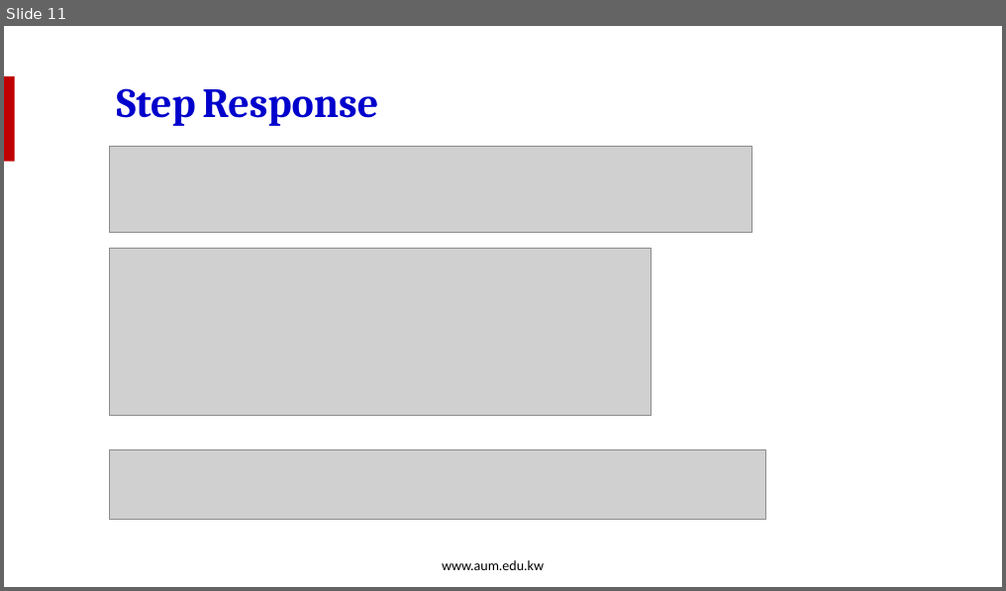
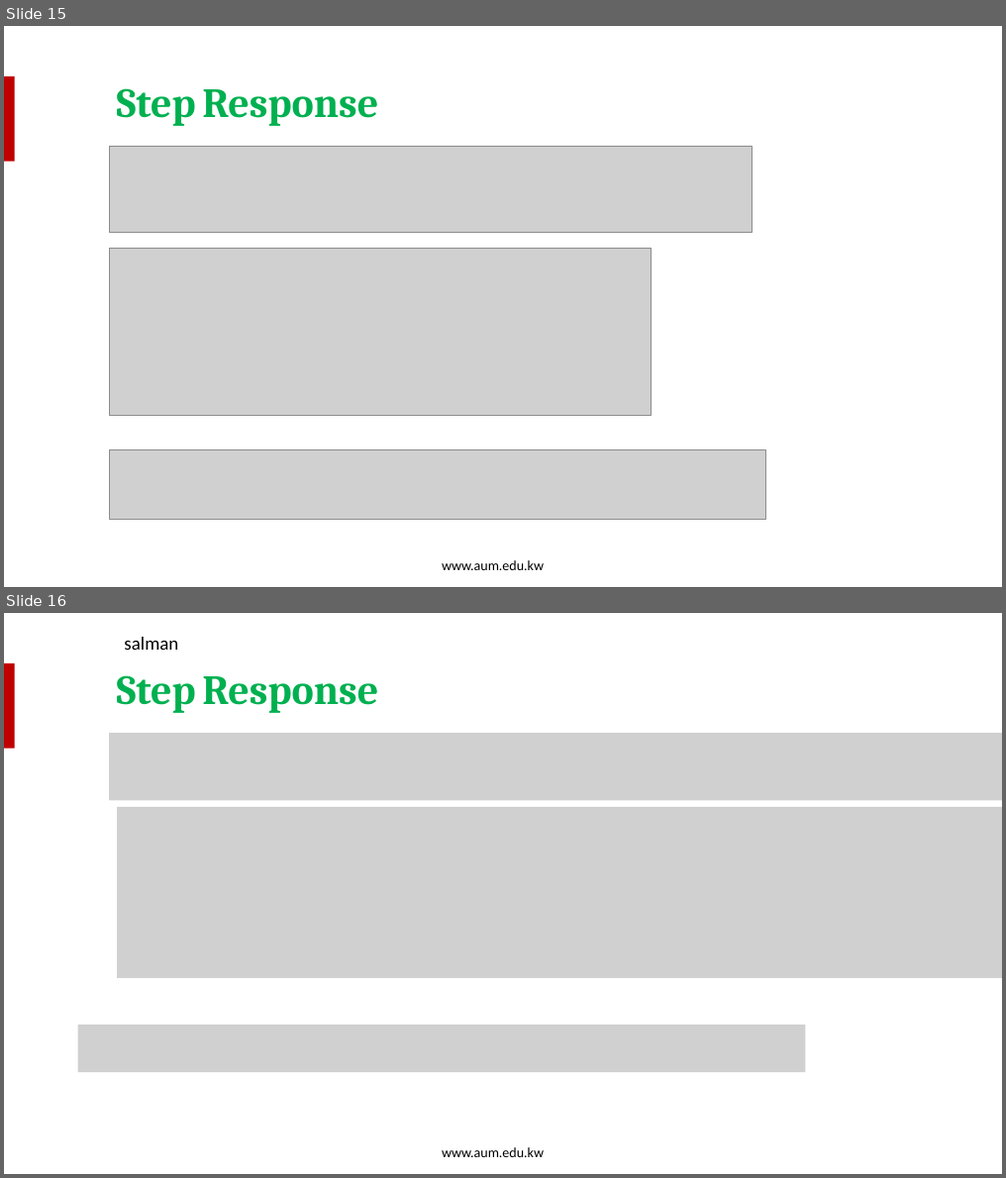
Before and after one commit to salmanrazzaq1993/AUM-WORK, a slide deck: PP WORK/Instructor Version/Week 6/Week 6 Lecture 1-Transfer Function.pptx. Shown one above the other, each under a label of ours: slide 11 before the commit, slides 15 and 16 after it. The pictures are 1006x591 and 1006x1178 pixels, drawn with LibreOffice and Linux fonts; fonts in the diff are those of the drawing; grey boxes stand for pictures; background and template pictures are left out. Boxes give left, top, right and bottom in pixels: in the first picture for what was removed or moved away, otherwise in the second. Text is boxed around its words. In the diff, an @@ line names an element or a change of style, - is before the commit and + after.

```diff
--- a/PP WORK/Instructor Version/Week 6/Week 6 Lecture 1-Transfer Function.pptx
+++ b/PP WORK/Instructor Version/Week 6/Week 6 Lecture 1-Transfer Function.pptx
@@ slide 16 added at (4, 613, 1002, 1174), background picture (left out); not listed: 2 template elements that a slide beside it also shows @@
@@ text added at (124, 637, 178, 650), 18 pt, text #000000 @@
+salman
@@ text added at (117, 675, 378, 713), 40 pt, text #00B050, bold @@
+Step Response
@@ picture added at (109, 733, 1002, 800) @@
@@ picture added at (117, 807, 1002, 978) @@
@@ picture added at (78, 1025, 806, 1072) @@
@@ what was slide 11 is now slide 15 @@
@@ slide 15 changed as well @@
@@ text "Step Response" at (117, 88, 378, 126): text colour #0000CC to #00B050 @@
```
Also in this commit, not shown: 15 other slides changed, 6 other slides added.
